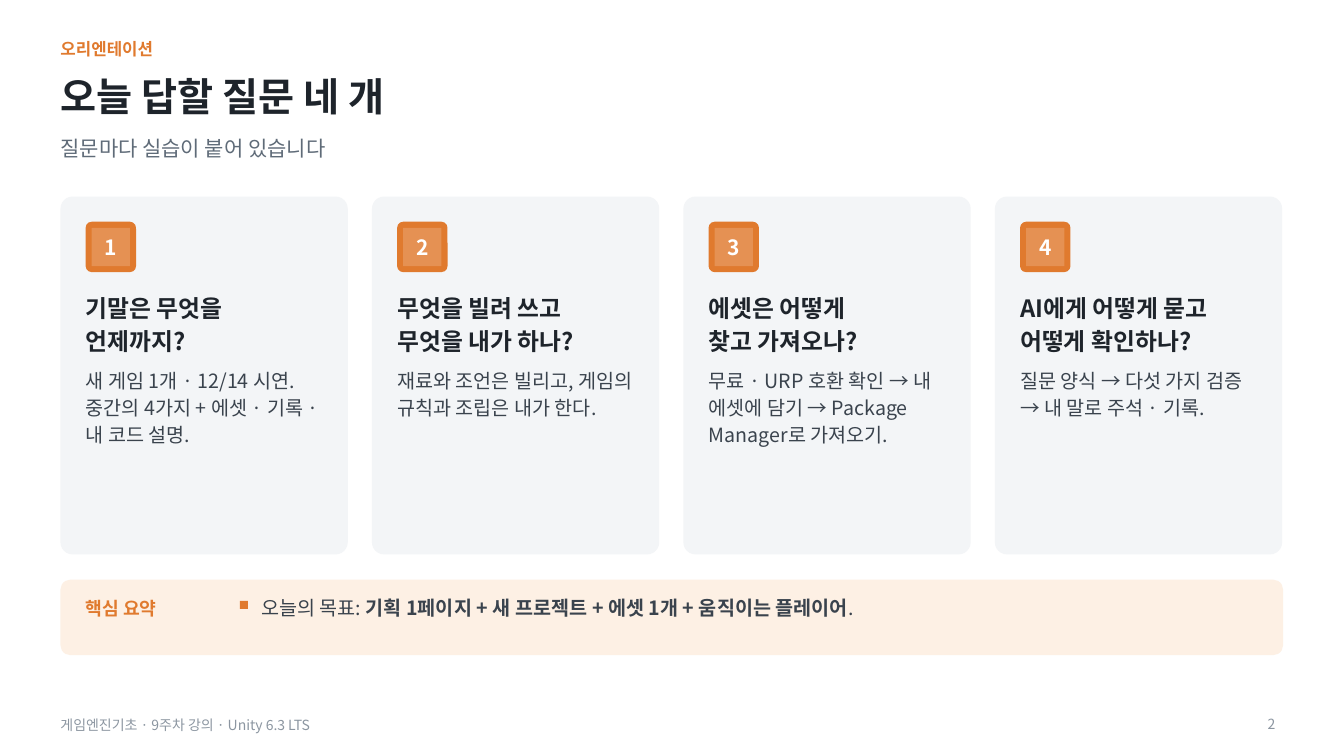
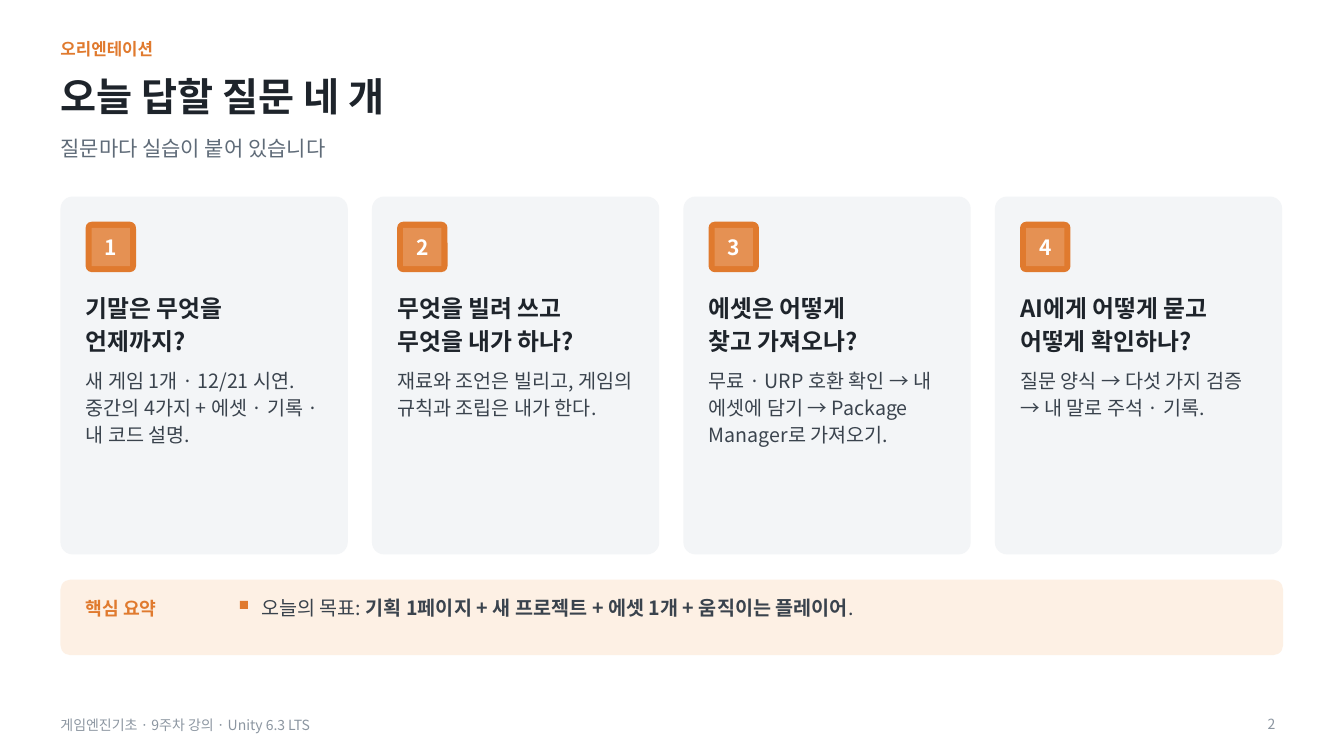
Before and after one commit to iplay-garden/game-engine-basics, a slide deck: slide 2 of 9주차/한국어/게임엔진기초_9주차_오프라인_강의슬라이드.pptx. Drawn at 1344x756 pixels with LibreOffice and Linux fonts; fonts in the diff are those of the drawing. Boxes give left, top, right and bottom in pixels: in the first picture for what was removed or moved away, otherwise in the second. Text is boxed around its words. In the diff, an @@ line names an element or a change of style, - is before the commit and + after.

```diff
--- a/9주차/한국어/게임엔진기초_9주차_오프라인_강의슬라이드.pptx
+++ b/9주차/한국어/게임엔진기초_9주차_오프라인_강의슬라이드.pptx
@@ text at box(86, 372, 303, 444): text changed @@
-새 게임 1개 · 12/14 시연. 중간의 4가지 + 에셋 · 기록 · 내 코드 설명.
+새 게임 1개 · 12/21 시연. 중간의 4가지 + 에셋 · 기록 · 내 코드 설명.
```
Also in this commit, not shown: 2 other slides changed, 6 other files.
